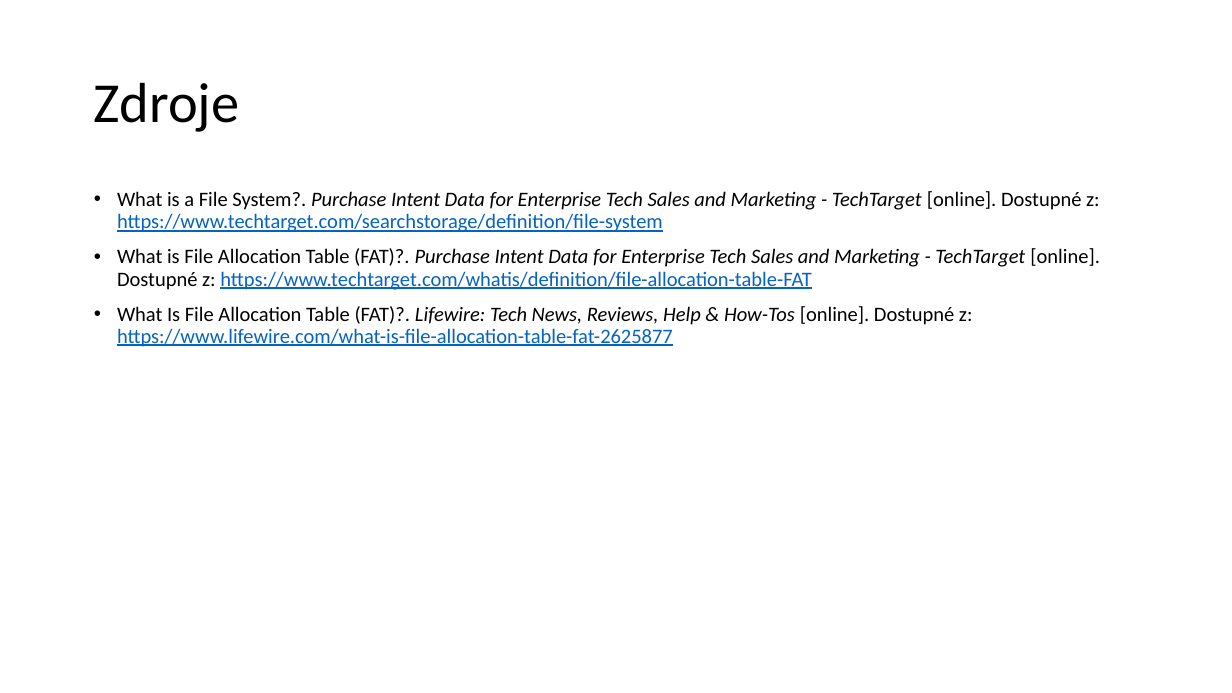
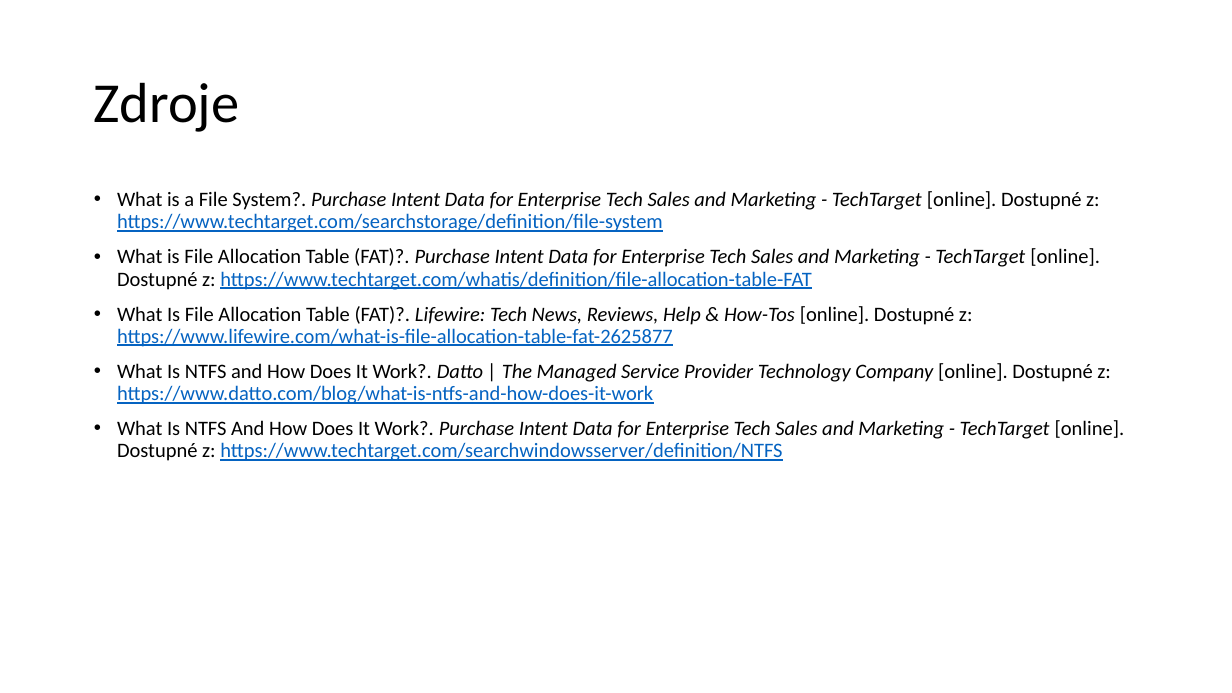
Before and after one commit to horvos/souborovesystemy, a slide deck: slide 8 of horvath.pptx (slide 7 before the commit). Drawn at 1232x693 pixels with LibreOffice and Linux fonts; fonts in the diff are those of the drawing. Boxes give left, top, right and bottom in pixels: in the first picture for what was removed or moved away, otherwise in the second. Text is boxed around its words. In the diff, an @@ line names an element or a change of style, - is before the commit and + after.

```diff
--- a/horvath.pptx
+++ b/horvath.pptx
@@ text at box(117, 363, 1125, 461): paragraphs added @@
+• What Is NTFS and How Does It Work?. Datto | The Managed Service Provider Technology Company [online]. Dostupné z: https://www.datto.com/blog/what-is-ntfs-and-how-does-it-work
+• What Is NTFS And How Does It Work?. Purchase Intent Data for Enterprise Tech Sales and Marketing - TechTarget [online]. Dostupné z: https://www.techtarget.com/searchwindowsserver/definition/NTFS
```
Also in this commit, not shown: 2 other slides changed, 2 slides added.
